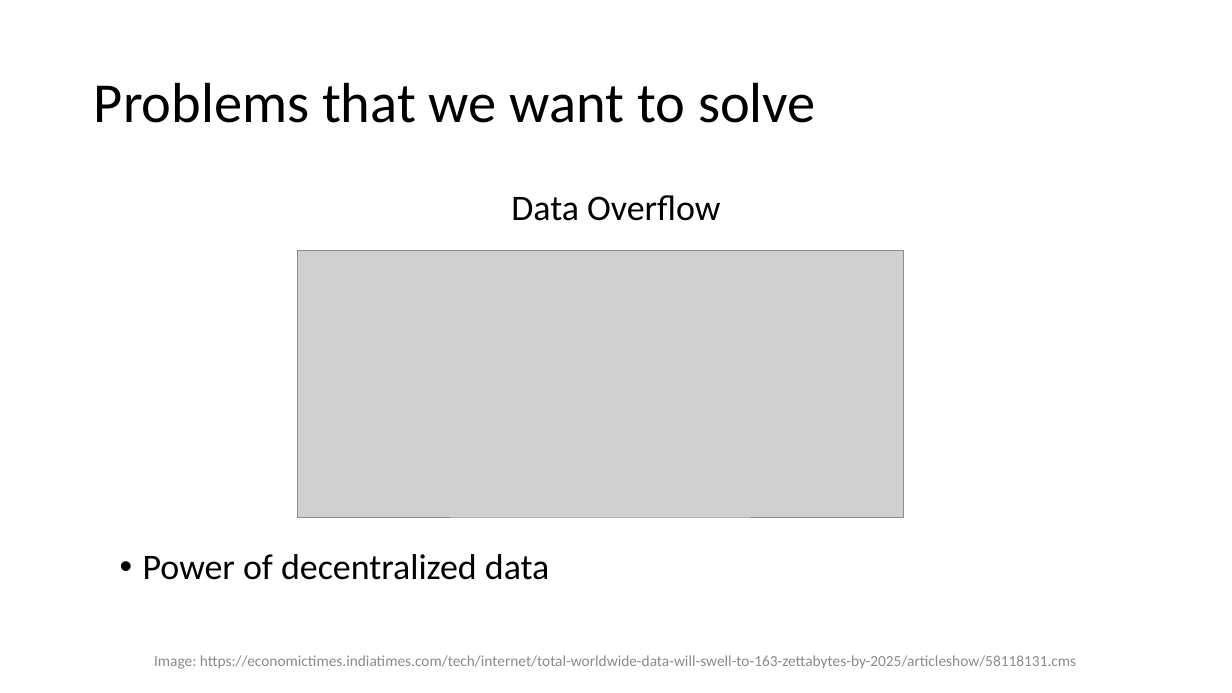
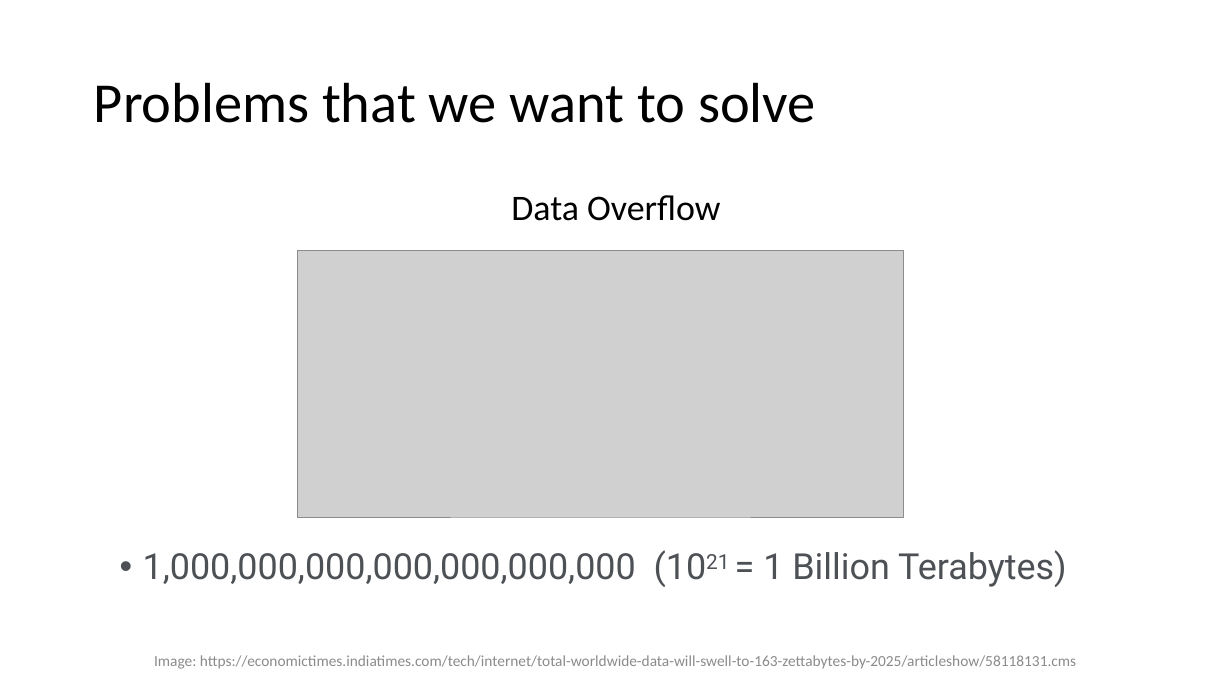
Before and after one commit to ParasDalal/TechNotes, a slide deck: slide 3 of The Future of Blockchain.pptx. Drawn at 1232x693 pixels with LibreOffice and Linux fonts; fonts in the diff are those of the drawing; grey boxes stand for pictures. Boxes give left, top, right and bottom in pixels: in the first picture for what was removed or moved away, otherwise in the second. Text is boxed around its words. In the diff, an @@ line names an element or a change of style, - is before the commit and + after.

```diff
--- a/The Future of Blockchain.pptx
+++ b/The Future of Blockchain.pptx
@@ text at (143,550,1066,587): text changed; font Calibri to Roboto; text colour #000000 to #4D5156 @@
-• Power of decentralized data
+• 1,000,000,000,000,000,000,000 (1021 = 1 Billion Terabytes)
```
Also in this commit, not shown: 2 other slides changed.
